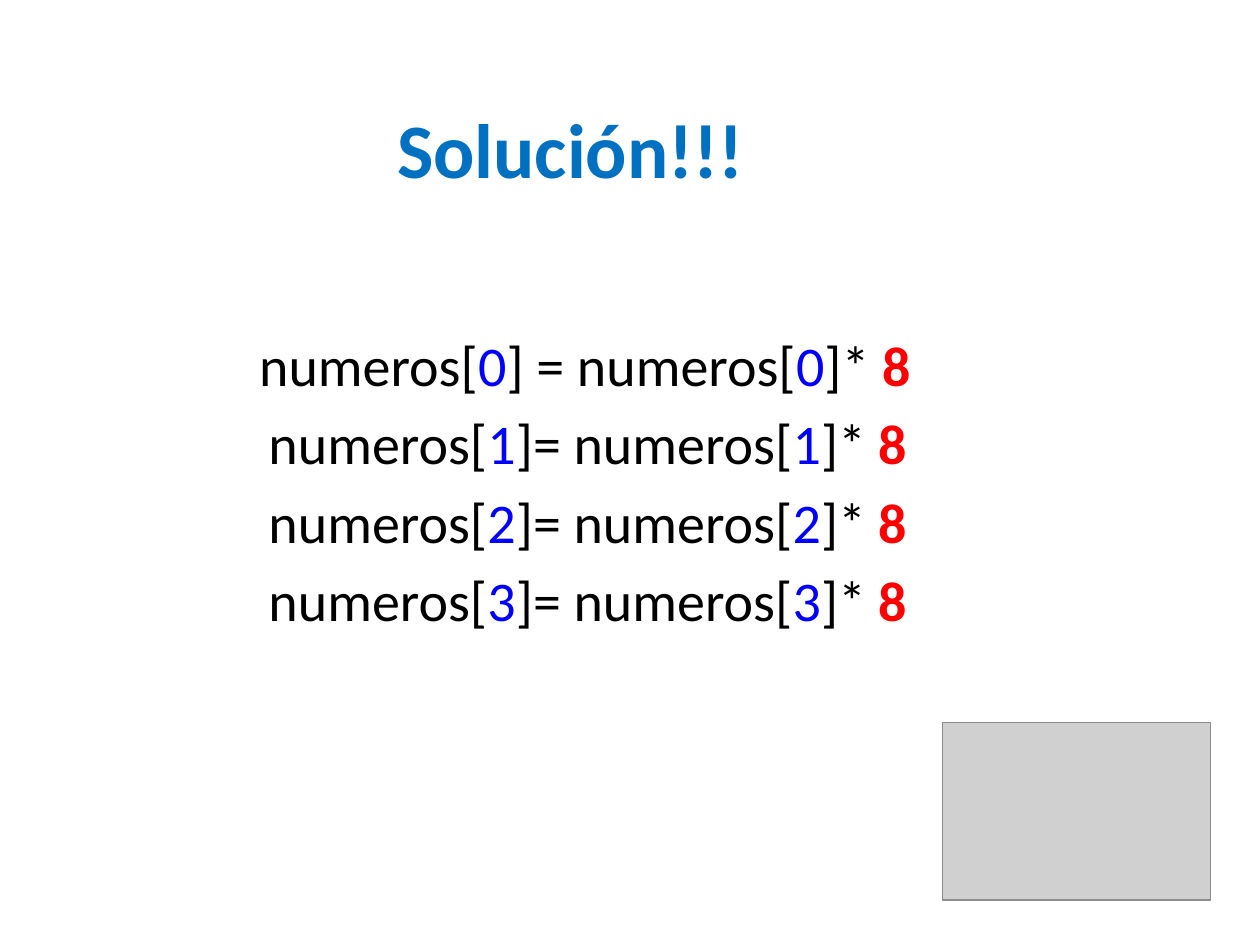
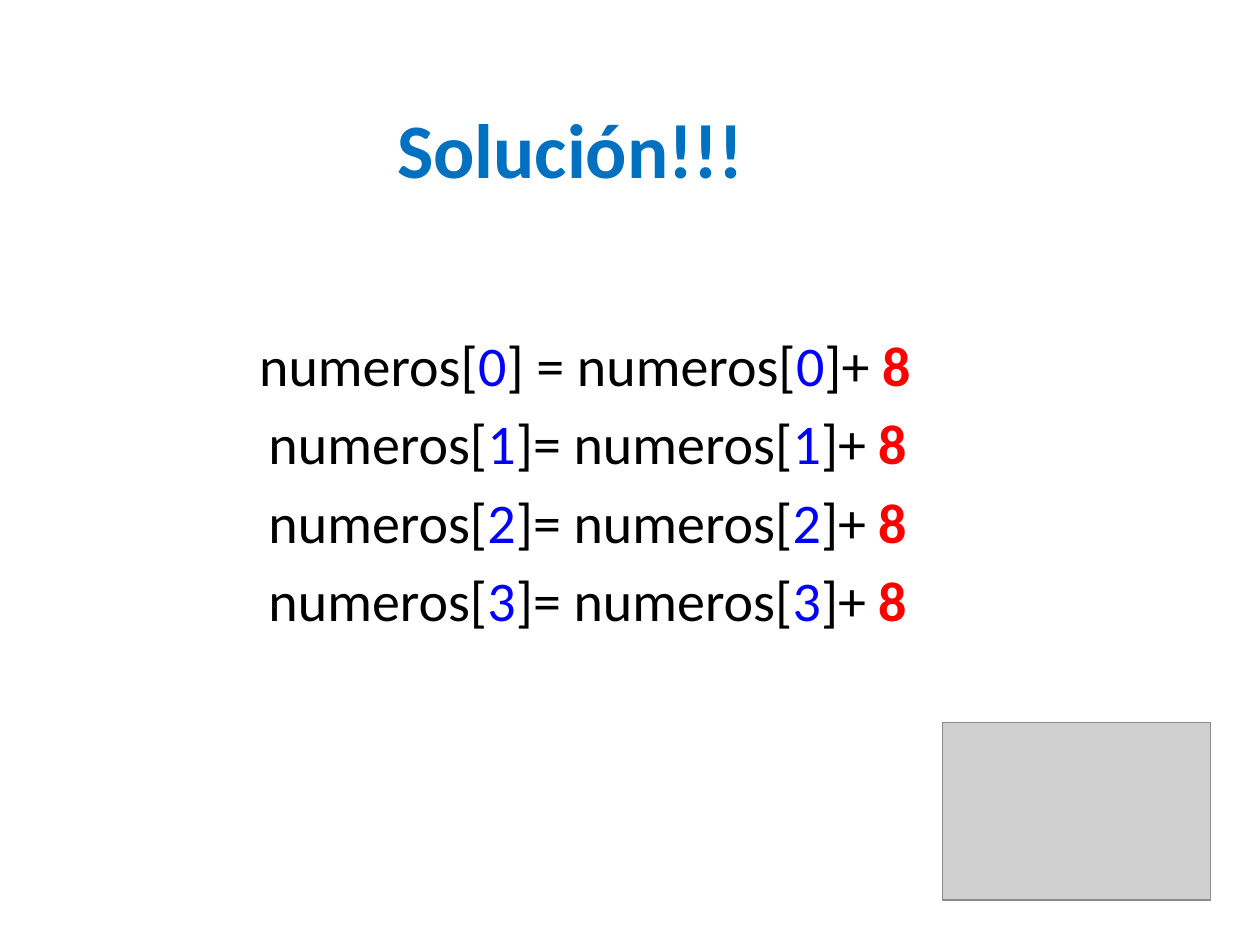
Before and after one commit to lizetheP/PensamientoC, a slide deck: slide 15 of calendario/documentos/7_Listas_Arreglos.pptx (slide 17 before the commit). Drawn at 1260x945 pixels with LibreOffice and Linux fonts; fonts in the diff are those of the drawing; grey boxes stand for pictures. Boxes give left, top, right and bottom in pixels: in the first picture for what was removed or moved away, otherwise in the second. Text is boxed around its words. In the diff, an @@ line names an element or a change of style, - is before the commit and + after.

```diff
--- a/calendario/documentos/7_Listas_Arreglos.pptx
+++ b/calendario/documentos/7_Listas_Arreglos.pptx
@@ text at (x1=259, y1=345, x2=910, y2=629): text changed @@
-numeros[0] = numeros[0]* 8
-numeros[1]= numeros[1]* 8
-numeros[2]= numeros[2]* 8
-numeros[3]= numeros[3]* 8
+numeros[0] = numeros[0]+ 8
+numeros[1]= numeros[1]+ 8
+numeros[2]= numeros[2]+ 8
+numeros[3]= numeros[3]+ 8
```
Also in this commit, not shown: 13 other slides changed, 1 slide added, 3 other files.
